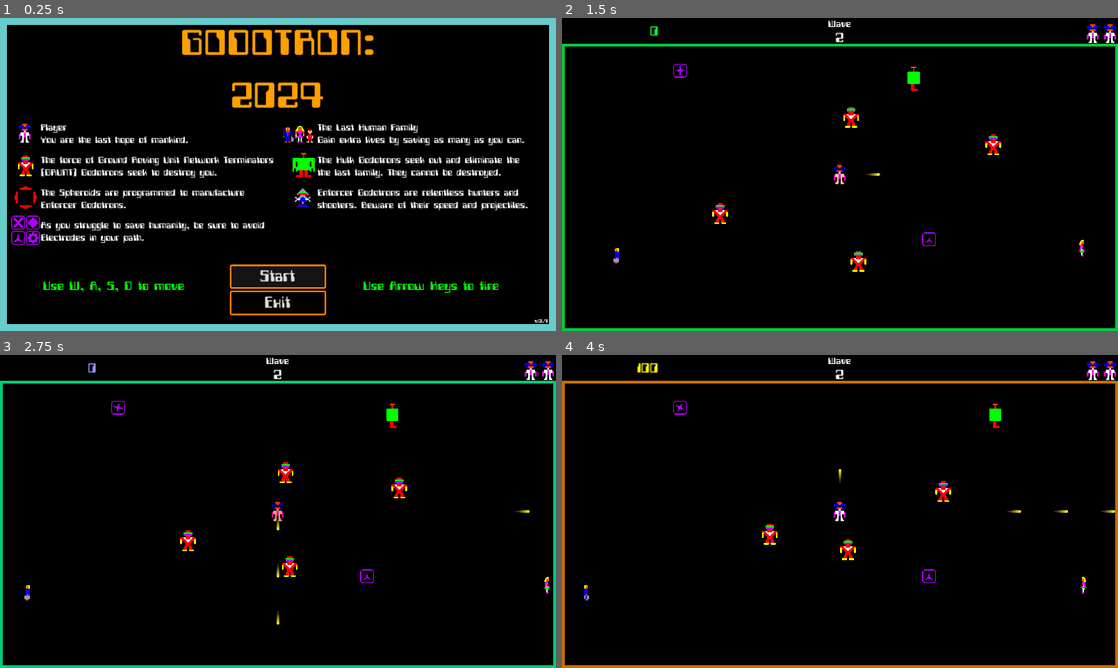
Above: before the commit, frames 1-4 (two rows, left to right).
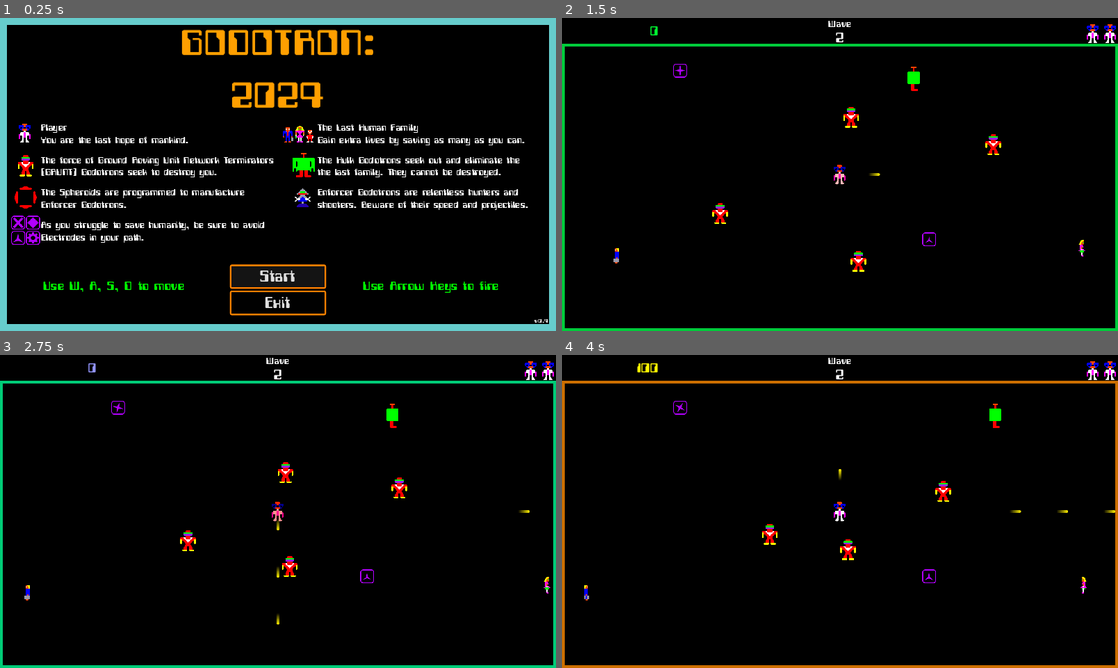
Above: after the commit, the same moments.

Repository: MonkeyCrime/Godotron
Game: Godot game, scene res://scenes/main_menu/main_menu.tscn
Two runs of this game, one before a commit and one after it. Both use one fixed random seed, a clock stepped at 60 frames per second and the inputs below.
Inputs:
- Up to frame 1 (0.25 s): no input
- Up to frame 2 (1.5 s): click "Start" at 0.5 s; tap Enter at 1.25 s; hold Right (fire_right) from 1.28 s (still down)
- Up to frame 3 (2.75 s): release Right (fire_right) at 2.03 s; hold Down (fire_down) from 2.03 s (still down)
- Up to frame 4 (4 s): release Down (fire_down) at 2.78 s; hold Right (fire_right) 2.78-3.53 s; hold Up (fire_up) from 3.53 s (still down)

The runs differ from the first frame. In frame 1, 5.5% of the frame differs, in the area x 2-99%, y 3-98%; in frame 2, 0.1%; in frame 3, 0.2%; in frame 4, 0.2%.

Commit message:
Set texture filtering at project level

Diff:
--- a/project.godot
+++ b/project.godot
@@ -88,3 +88,7 @@
 2d_physics/layer_4="Walls"
 2d_physics/layer_5="Electrodes"
 2d_physics/layer_6="Family"
+
+[rendering]
+
+textures/canvas_textures/default_texture_filter=0
--- a/scenes/electrode/electrode.tscn
+++ b/scenes/electrode/electrode.tscn
@@ -226,11 +226,9 @@
 shape = SubResource("RectangleShape2D_jkdps")
 
 [node name="ElectrodeBorder" type="Sprite2D" parent="."]
-texture_filter = 1
 texture = ExtResource("2_n8jdx")
 
 [node name="Sprite2D" type="Sprite2D" parent="."]
-texture_filter = 1
 texture_repeat = 1
 texture = ExtResource("1_8gok4")
 hframes = 5
--- a/scenes/enforcer/enforcer.tscn
+++ b/scenes/enforcer/enforcer.tscn
@@ -55,6 +55,34 @@
 "values": [Vector2(0.1, 0.1), Vector2(1, 1)]
 }
 
+[sub_resource type="Animation" id="Animation_50bc6"]
+resource_name = "enter_level_loop"
+loop_mode = 2
+tracks/0/type = "value"
+tracks/0/imported = false
+tracks/0/enabled = true
+tracks/0/path = NodePath("Sprite2D:frame")
+tracks/0/interp = 1
+tracks/0/loop_wrap = true
+tracks/0/keys = {
+"times": PackedFloat32Array(0, 1),
+"transitions": PackedFloat32Array(1, 1),
+"update": 1,
+"values": [0, 0]
+}
+tracks/1/type = "value"
+tracks/1/imported = false
+tracks/1/enabled = true
+tracks/1/path = NodePath("Sprite2D:scale")
+tracks/1/interp = 1
+tracks/1/loop_wrap = true
+tracks/1/keys = {
+"times": PackedFloat32Array(0, 1),
+"transitions": PackedFloat32Array(1, 1),
+"update": 0,
+"values": [Vector2(0.75, 0.75), Vector2(1, 1)]
+}
+
 [sub_resource type="Animation" id="Animation_6x7kt"]
 resource_name = "exit_level"
 length = 0.3
@@ -88,34 +116,6 @@
 "values": [6]
 }
 
-[sub_resource type="Animation" id="Animation_50bc6"]
-resource_name = "enter_level_loop"
-loop_mode = 2
-tracks/0/type = "value"
-tracks/0/imported = false
-tracks/0/enabled = true
-tracks/0/path = NodePath("Sprite2D:frame")
-tracks/0/interp = 1
-tracks/0/loop_wrap = true
-tracks/0/keys = {
-"times": PackedFloat32Array(0, 1),
-"transitions": PackedFloat32Array(1, 1),
-"update": 1,
-"values": [0, 0]
-}
-tracks/1/type = "value"
-tracks/1/imported = false
-tracks/1/enabled = true
-tracks/1/path = NodePath("Sprite2D:scale")
-tracks/1/interp = 1
-tracks/1/loop_wrap = true
-tracks/1/keys = {
-"times": PackedFloat32Array(0, 1),
-"transitions": PackedFloat32Array(1, 1),
-"update": 0,
-"values": [Vector2(0.75, 0.75), Vector2(1, 1)]
-}
-
 [sub_resource type="AnimationLibrary" id="AnimationLibrary_kflbf"]
 _data = {
 "active": SubResource("Animation_b8v1n"),
@@ -134,7 +134,6 @@
 shape = SubResource("RectangleShape2D_51rwa")
 
 [node name="Sprite2D" type="Sprite2D" parent="."]
-texture_filter = 1
 scale = Vector2(0.75, 0.75)
 texture = ExtResource("1_yjigt")
 hframes = 7
--- a/scenes/family/family.tscn
+++ b/scenes/family/family.tscn
@@ -556,7 +556,6 @@
 one_shot = true
 
 [node name="Sprite2D" type="Sprite2D" parent="."]
-texture_filter = 1
 texture = ExtResource("2_vysjr")
 hframes = 12
 vframes = 4
--- a/scenes/grunt/grunt.tscn
+++ b/scenes/grunt/grunt.tscn
@@ -77,7 +77,6 @@
 shape = SubResource("RectangleShape2D_sqkw5")
 
 [node name="Sprite2D" type="Sprite2D" parent="."]
-texture_filter = 1
 texture = ExtResource("2_omm26")
 hframes = 9
 vframes = 2
--- a/scenes/hulk/hulk.tscn
+++ b/scenes/hulk/hulk.tscn
@@ -114,7 +114,6 @@
 shape = SubResource("RectangleShape2D_sqkw5")
 
 [node name="Sprite2D" type="Sprite2D" parent="."]
-texture_filter = 1
 texture = ExtResource("2_aco8r")
 hframes = 12
 frame = 3
--- a/scenes/player/player.tscn
+++ b/scenes/player/player.tscn
@@ -226,7 +226,6 @@
 rotation = 0.785398
 
 [node name="Sprite2D" type="Sprite2D" parent="."]
-texture_filter = 1
 position = Vector2(-1, 0)
 texture = ExtResource("2_irldw")
 hframes = 12
--- a/scenes/spheroid/spheroid.tscn
+++ b/scenes/spheroid/spheroid.tscn
@@ -42,7 +42,6 @@
 shape = SubResource("RectangleShape2D_dtjss")
 
 [node name="Sprite2D" type="Sprite2D" parent="."]
-texture_filter = 1
 texture = ExtResource("2_5u677")
 hframes = 8
 frame = 7
